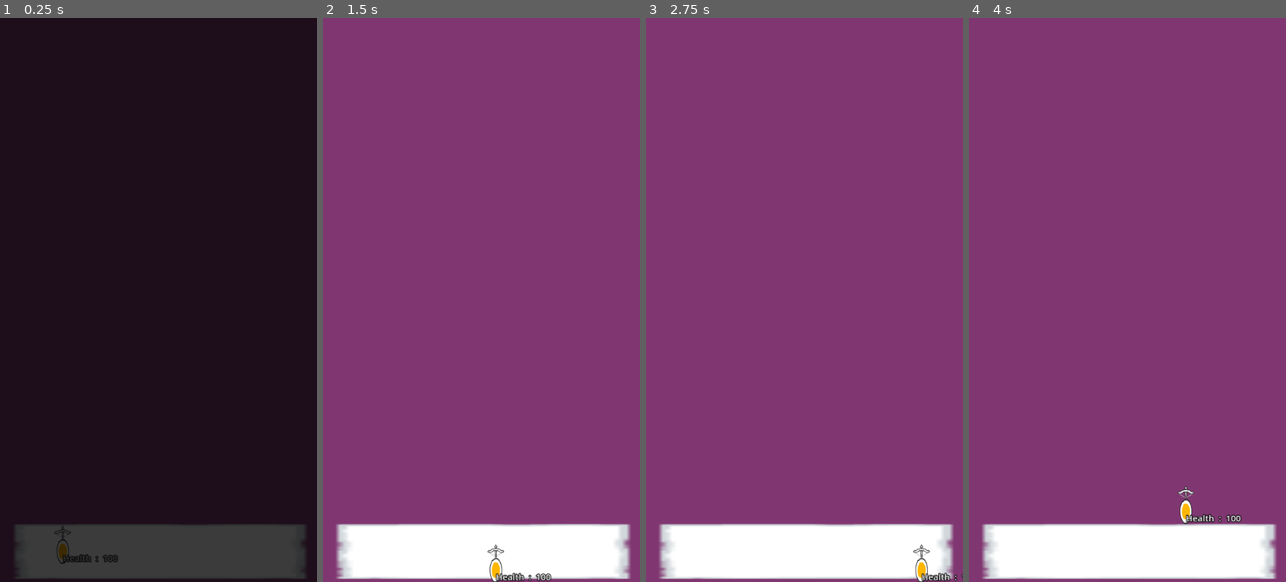
Above: before the commit, frames 1-4 (left to right).
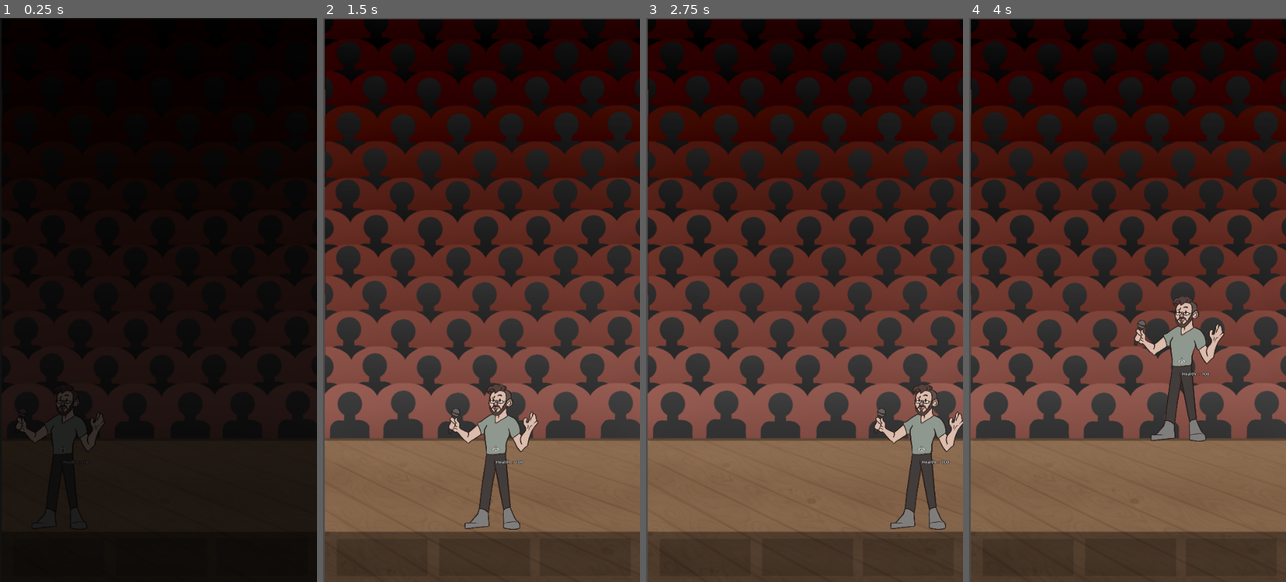
Above: after the commit, the same moments.

Repository: danmiltenberger/GlobalGameJam
Game: Godot game, scene res://LevelControl/root.tscn
Two runs of this game, one before a commit and one after it. Both use one fixed random seed, a clock stepped at 60 frames per second and the inputs below.
Inputs:
- Up to frame 1 (0.25 s): no input
- Up to frame 2 (1.5 s): hold Right (ui_right) 0.53-1.28 s; hold Down (ui_down) from 1.28 s (still down)
- Up to frame 3 (2.75 s): tap Enter at 2 s; release Down (ui_down) at 2.03 s; hold Right (ui_right) from 2.03 s (still down)
- Up to frame 4 (4 s): release Right (ui_right) at 2.78 s; hold Up (ui_up) 2.78-3.53 s; hold Left (ui_left) from 3.53 s (still down)

The runs differ from the first frame. In frame 1, 32% of the frame differs, in the area x 0-100%, y 0-100%; in frame 2, 100%; in frame 3, 100%; in frame 4, 100%.
Error before the commit: Invalid call. Nonexistent function 'send_projectiles' in base 'Node2D (HecklerHandler)'. (res://Levels/Level.gd:10)

Commit message:
art on the level!

Diff:
--- a/LevelControl/heckler_spawning_list.csv
+++ b/LevelControl/heckler_spawning_list.csv
@@ -1,3 +1,3 @@
-pattern,number,type,spacing_sec,dispatch_interval_sec
-circle,9,cabbage,1,5
-line,10,beer_can,1,5
+pattern,number,type,spacing_sec,dispatch_interval_sec,col,row
+circle,9,cabbage,1,5,3,8
+line,10,beer_can,1,5,5,8
--- a/LevelControl/level.tscn
+++ b/LevelControl/level.tscn
@@ -1,33 +1,20 @@
-[gd_scene load_steps=5 format=3 uid="uid://ckxqttk5emo1g"]
+[gd_scene load_steps=4 format=3 uid="uid://ckxqttk5emo1g"]
 
 [ext_resource type="Script" path="res://Levels/Level.gd" id="1_hyn5u"]
-[ext_resource type="Texture2D" uid="uid://chd8ip4t380c8" path="res://Graphics/Square.png" id="2_tvqoc"]
-[ext_resource type="Texture2D" uid="uid://c1xn6ejsbqdbd" path="res://Graphics/Placeholder/kenny_tilesheet.png" id="2_xob3y"]
+[ext_resource type="Texture2D" uid="uid://dqgelk5oqm05j" path="res://Graphics/stage_empty_v1.png" id="2_so7so"]
 [ext_resource type="PackedScene" uid="uid://4jg1cfimm6ej" path="res://Player/player.tscn" id="3_w8w0m"]
 
 [node name="Level" type="Node2D"]
 script = ExtResource("1_hyn5u")
 
-[node name="Camera2D" type="Camera2D" parent="."]
-position = Vector2(540, 960)
-scale = Vector2(1.68, 1.68)
-
 [node name="Environment" type="Node2D" parent="."]
 
-[node name="Background" type="Sprite2D" parent="Environment"]
-modulate = Color(1, 0, 0.8, 0.286275)
-position = Vector2(540, 960)
-scale = Vector2(4.219, 7.5)
-texture = ExtResource("2_tvqoc")
-
-[node name="Sprite2D" type="Sprite2D" parent="Environment"]
-position = Vector2(546, 1816)
-scale = Vector2(16, 3)
-texture = ExtResource("2_xob3y")
-region_enabled = true
-region_rect = Rect2(0, 0, 64, 64)
+[node name="Stage" type="Sprite2D" parent="Environment"]
+position = Vector2(547, 964)
+texture = ExtResource("2_so7so")
 
 [node name="Projectiles" type="Node2D" parent="."]
 
 [node name="Player" parent="." instance=ExtResource("3_w8w0m")]
-position = Vector2(214, 1816)
+position = Vector2(214, 1504)
+scale = Vector2(0.5, 0.5)
--- a/Levels/Level.gd
+++ b/Levels/Level.gd
@@ -5,6 +5,6 @@
 
 @onready var heckler_handler: HecklerHandler = $Projectiles/HecklerHandler
 
-
-func _ready() -> void:
-	heckler_handler.send_projectiles("sine", 30, "beer_can", 0.6)
+#
+#func _ready() -> void:
+	#heckler_handler.send_projectiles("sine", 30, "beer_can", 0.6)
--- a/Levels/level_1.tscn
+++ b/Levels/level_1.tscn
@@ -7,7 +7,7 @@
 [node name="Level1" instance=ExtResource("1_vkf8y")]
 
 [node name="HecklerHandler" parent="Projectiles" index="0" instance=ExtResource("4_fxlfk")]
-position = Vector2(479, 306)
+position = Vector2(1106, -390)
 scale = Vector2(0.25, 0.25)
 
 [node name="Gun1" parent="Player" index="3" instance=ExtResource("3_fhgrs")]
--- a/Player/player.tscn
+++ b/Player/player.tscn
@@ -1,24 +1,26 @@
 [gd_scene load_steps=5 format=3 uid="uid://4jg1cfimm6ej"]
 
 [ext_resource type="Script" path="res://Player.gd" id="1_dt1rp"]
-[ext_resource type="Texture2D" uid="uid://c1xn6ejsbqdbd" path="res://Graphics/Placeholder/kenny_tilesheet.png" id="2_e4vh7"]
+[ext_resource type="Texture2D" uid="uid://cc2cowvhkm3tr" path="res://Graphics/Sully.png" id="2_3y420"]
 [ext_resource type="PackedScene" uid="uid://d1i32see57qax" path="res://Custom Components/inspect_component.tscn" id="3_7akyb"]
 
 [sub_resource type="CapsuleShape2D" id="CapsuleShape2D_dddic"]
-radius = 22.0
-height = 84.0
+radius = 63.0
+height = 422.0
 
 [node name="Player" type="CharacterBody2D"]
 script = ExtResource("1_dt1rp")
-stage_right = 1030
-
-[node name="CollisionShape2D" type="CollisionShape2D" parent="."]
-shape = SubResource("CapsuleShape2D_dddic")
+stage_left = 150
+stage_right = 950
+stage_top = 1200
+stage_bot = 1500
 
 [node name="Sprite2D" type="Sprite2D" parent="."]
-scale = Vector2(1, 2)
-texture = ExtResource("2_e4vh7")
-region_enabled = true
+texture = ExtResource("2_3y420")
 region_rect = Rect2(256, 512, 64, 64)
 
 [node name="InspectComponent" parent="." instance=ExtResource("3_7akyb")]
+
+[node name="CollisionShape2D" type="CollisionShape2D" parent="."]
+position = Vector2(10, -263)
+shape = SubResource("CapsuleShape2D_dddic")
Not shown, added: Graphics/curtains_v1.png.import
Not shown, added: Graphics/stage_empty_v1.png.import
Binary file added: LevelControl/heckler_spawning_list.col.translation
Not shown, added: LevelControl/heckler_spawning_list.csv.import
Binary file added: LevelControl/heckler_spawning_list.dispatch.translation
Binary file added: LevelControl/heckler_spawning_list.number.translation
Binary file added: LevelControl/heckler_spawning_list.row.translation
Binary file added: LevelControl/heckler_spawning_list.spacing.translation
Binary file added: LevelControl/heckler_spawning_list.type.translation
